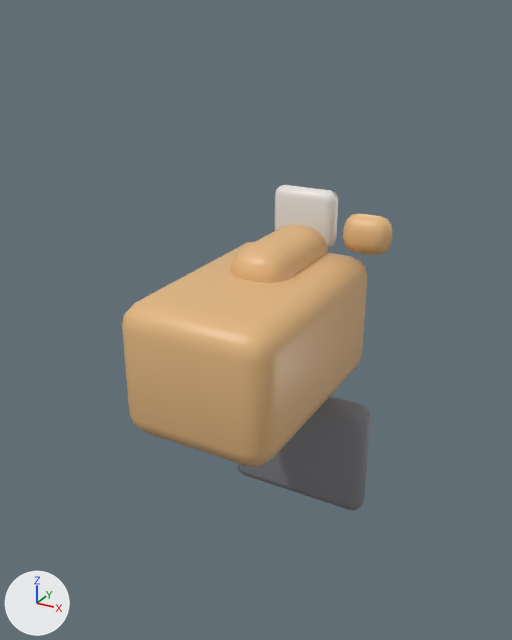
Two versions of the glTF model unity/Assets/Art/EarlyGame/garage-kit/garage-coffee-drip.glb, one commit apart.
Before and after are seen from a 50 mm camera at (0.303, -0.429, 0.606) aimed at (-0.003, 0.129, 0.327). Every picture has the same lights, and +X, +Y and +Z are marked at lower left. The older version comes first. Where no turn or scale is listed for an object, it has been applied to the vertices. Vertices at exactly the same position are counted once.

In view in the first picture: 'Base.001', 'Body.001', 'Carafe.001', 'LidCap.001', 'Spout.001'.
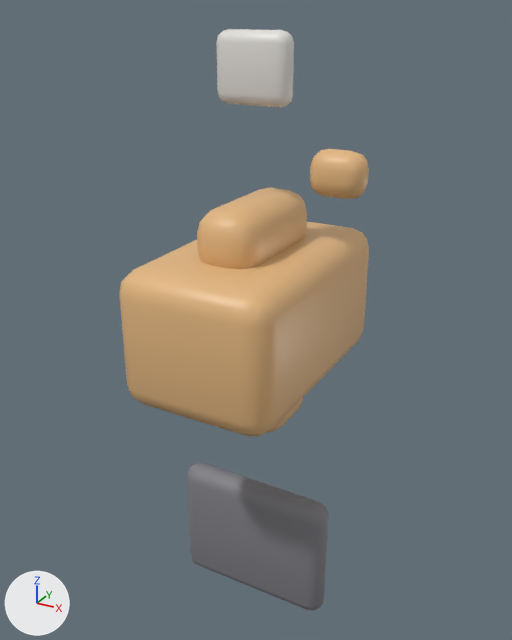
ob_garagekitroot is not drawn itself; it is the parent of ob_lidcap_001.

What differs and where, as boxes [x1, y1, x2, y2] in the pictures (512 x 640 px):
'Body.001', moved: before [122, 241, 367, 467]; after [119, 222, 369, 436]
'Base.001', moved: before [237, 396, 371, 510]; after [187, 463, 329, 611]
'Carafe.001', moved: before [230, 225, 328, 283]; after [197, 188, 307, 269]
'LidCap.001', reshaped, moved, turned: before [275, 185, 338, 247]; after [217, 29, 294, 108]
'Spout.001', reshaped, moved (18% wider, 21% taller): before [343, 214, 393, 255]; after [310, 149, 369, 199]
part 4 of me_cube_023, added: after [217, 29, 294, 108]
part 5 of me_cube_023, deleted: before [275, 185, 338, 247]

The change in detail:
me_cube_018 is used by ob_base_001; location (0.0, 0.24, 0.0).
me_cube_018 had 96 vertices, 188 faces and spanned x -0.082..0.088, y -0.03..0.0, z 0.063..0.203.
me_cube_018 now has 96 vertices, 188 faces and spans x -0.085..0.085, y -0.015..0.015, z -0.04..0.1.
me_cube_018 part 1: the whole mesh is moved by (-0.003, 0.015, -0.103).
me_cube_019 is used by ob_body_001; location (0.0, 0.24, 0.0).
me_cube_019 had 96 vertices, 188 faces and spanned x -0.075..0.075, y -0.24..0.0, z 0.245..0.375.
me_cube_019 now has 96 vertices, 188 faces and spans x -0.075..0.075, y -0.12..0.12, z 0.235..0.365.
me_cube_019 part 2: the whole mesh is moved by (0.0, 0.12, -0.01).
me_cube_021 is used by ob_carafe_001; location (0.0, 0.24, 0.0).
me_cube_021 had 96 vertices, 188 faces and spanned x -0.03..0.03, y -0.13..0.0, z 0.34..0.4.
me_cube_021 now has 96 vertices, 188 faces and spans x -0.03..0.03, y -0.065..0.065, z 0.35..0.41.
me_cube_021 part 3: the whole mesh is moved by (0.0, 0.065, 0.01).
me_cube_023 is used by ob_lidcap_001; parent ob_garagekitroot; location (0.0, 0.0, 0.0).
me_cube_023 had 88 vertices, 172 faces and spanned x -0.035..0.035, y -0.02..0.0, z 0.3774..0.4374.
me_cube_023 now has 96 vertices, 188 faces and spans x -0.035..0.035, y 0.49..0.55, z -0.01..0.01.
me_cube_023 part 4: 96 vertices added at x -0.035..0.035, y 0.49..0.55, z -0.01..0.01.
me_cube_023 part 5: 88 vertices removed from x -0.035..0.035, y -0.02..0.0, z 0.3774..0.4374.
me_cube_022 is used by ob_spout_001; location (0.0, 0.24, 0.0).
me_cube_022 had 80 vertices, 156 faces and spanned x 0.0458..0.0958, y -0.03..0.0, z 0.3792..0.4192.
me_cube_022 now has 96 vertices, 188 faces and spans x 0.055..0.105, y -0.015..0.015, z 0.42..0.46.
me_cube_022 part 6: 80 vertices removed from x 0.0458..0.0958, y -0.03..0.0, z 0.3792..0.4192; 96 vertices added at x 0.055..0.105, y -0.015..0.015, z 0.42..0.46.
Object 'GarageKitRoot' (ob_garagekitroot) moves from (0.0, 0.24, 0.0) to (0.0, 0.12, 0.0).
Object 'Base.001' (ob_base_001) moves from (0.0, 0.24, 0.0) to (0.0, 0.12, 0.04).
Object 'Body.001' (ob_body_001) moves from (0.0, 0.24, 0.0) to (0.0, 0.12, 0.04).
Object 'Carafe.001' (ob_carafe_001) moves from (0.0, 0.24, 0.0) to (0.0, 0.12, 0.04).
Object 'LidCap.001' (ob_lidcap_001) moves from (0.0, 0.0, 0.0) to (0.0, 0.0, 0.04).
Object 'LidCap.001' (ob_lidcap_001) turns from (0, 0, 0) to (90, 0, 0) degrees about x, y and z.
Object 'Spout.001' (ob_spout_001) moves from (0.0, 0.24, 0.0) to (0.0, 0.12, 0.04).
